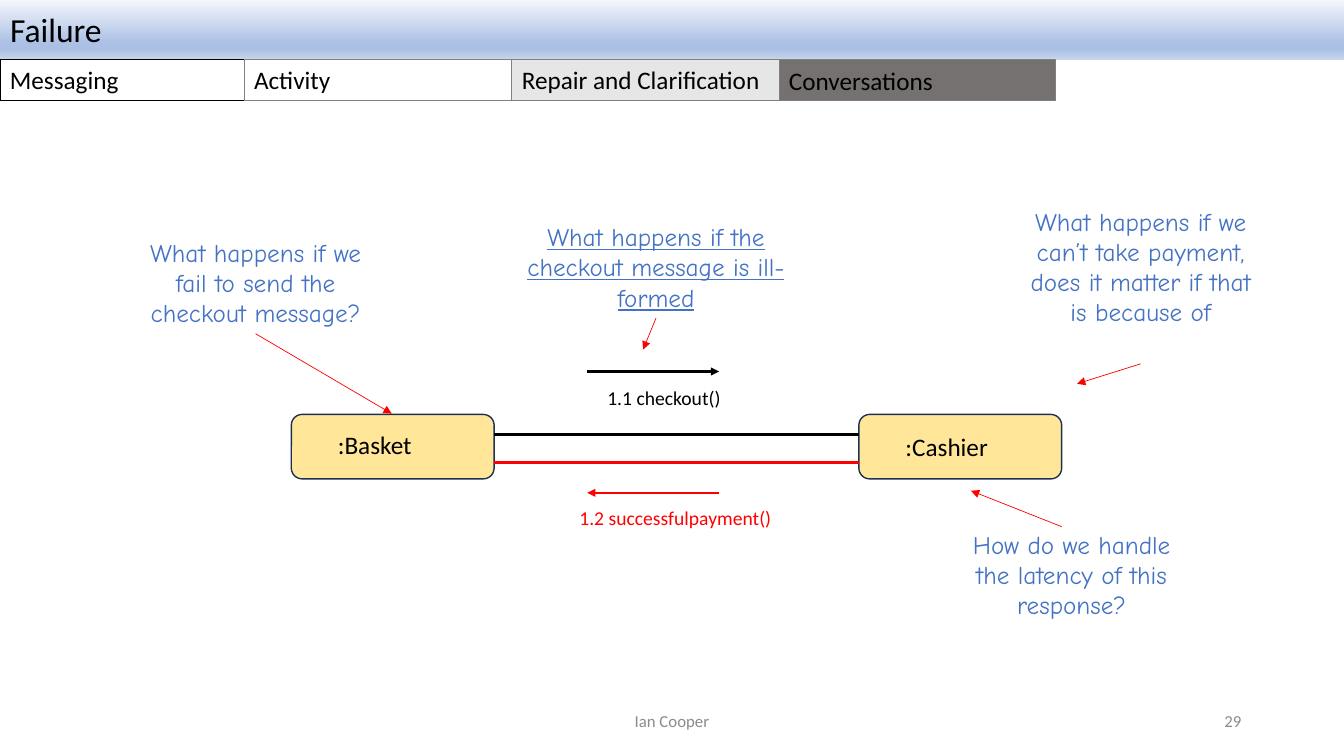
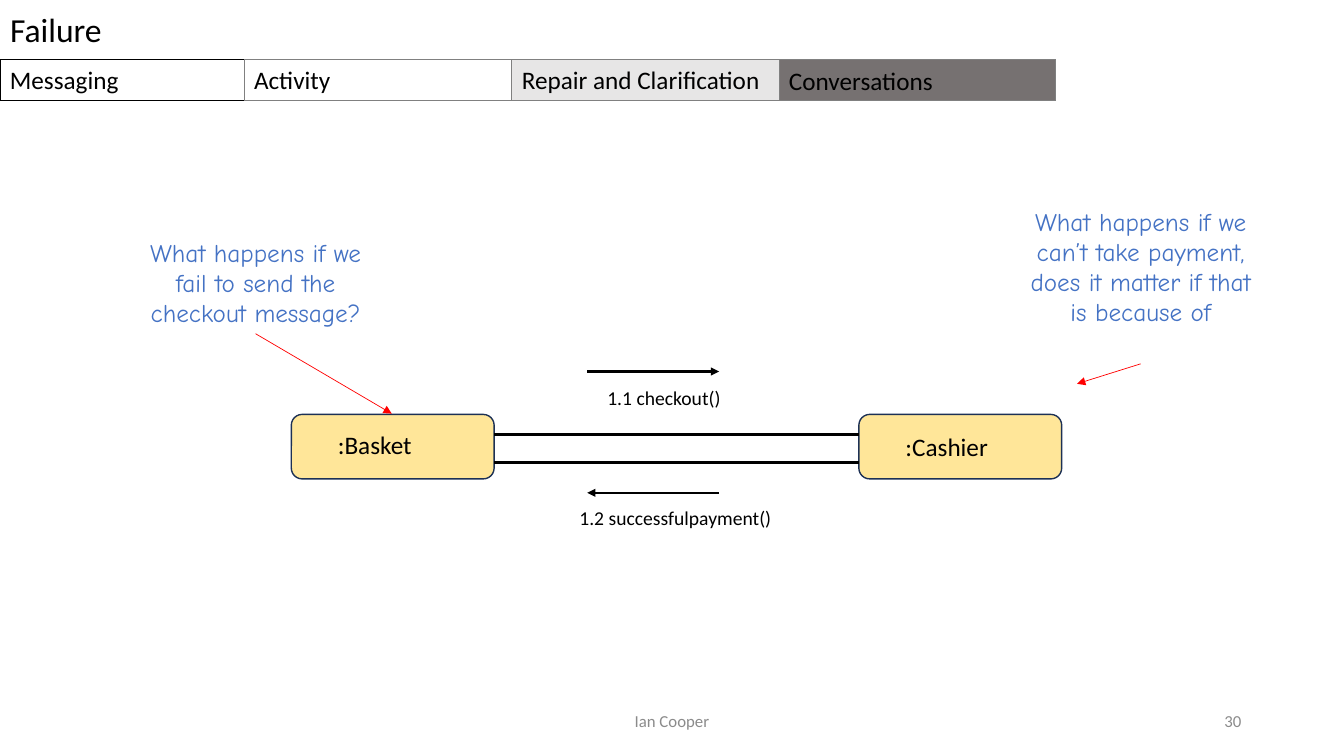
Before and after one commit to iancooper/Presentations, a slide deck: slide 30 of Conversation Patterns.pptx (slide 29 before the commit). Drawn at 1344x756 pixels with LibreOffice and Linux fonts; fonts in the diff are those of the drawing. Boxes give left, top, right and bottom in pixels: in the first picture for what was removed or moved away, otherwise in the second. Text is boxed around its words. In the diff, an @@ line names an element or a change of style, - is before the commit and + after.

```diff
--- a/Conversation Patterns.pptx
+++ b/Conversation Patterns.pptx
@@ rectangle "Failure" at box(0, 0, 1344, 60): fill gradient #F6F8FC to #ABC0E4 to #C7D5ED to #FFFFFF @@
@@ text removed at box(527, 229, 785, 311) @@
-What happens if the checkout message is ill-formed
@@ arrow removed from (656, 319) to (643, 350) @@
@@ line (494, 463) - (859, 463): stroke #FF0000 2.5 pt to #000000 2.5 pt @@
@@ text "1.2 successfulpayment()" at box(579, 511, 772, 528): text colour #FF0000 to #000000 @@
@@ arrow (719, 493) - (587, 493): stroke #FF0000 1.5 pt to #000000 1.5 pt @@
@@ arrow removed from (1062, 527) to (971, 491) @@
@@ text removed at box(973, 536, 1170, 619) @@
-How do we handle the latency of this response?
@@ page number at box(1224, 716, 1241, 727): text changed @@
-29
+30
```
Also in this commit, not shown: 50 other slides changed, 1 slide added, 1 other file.
